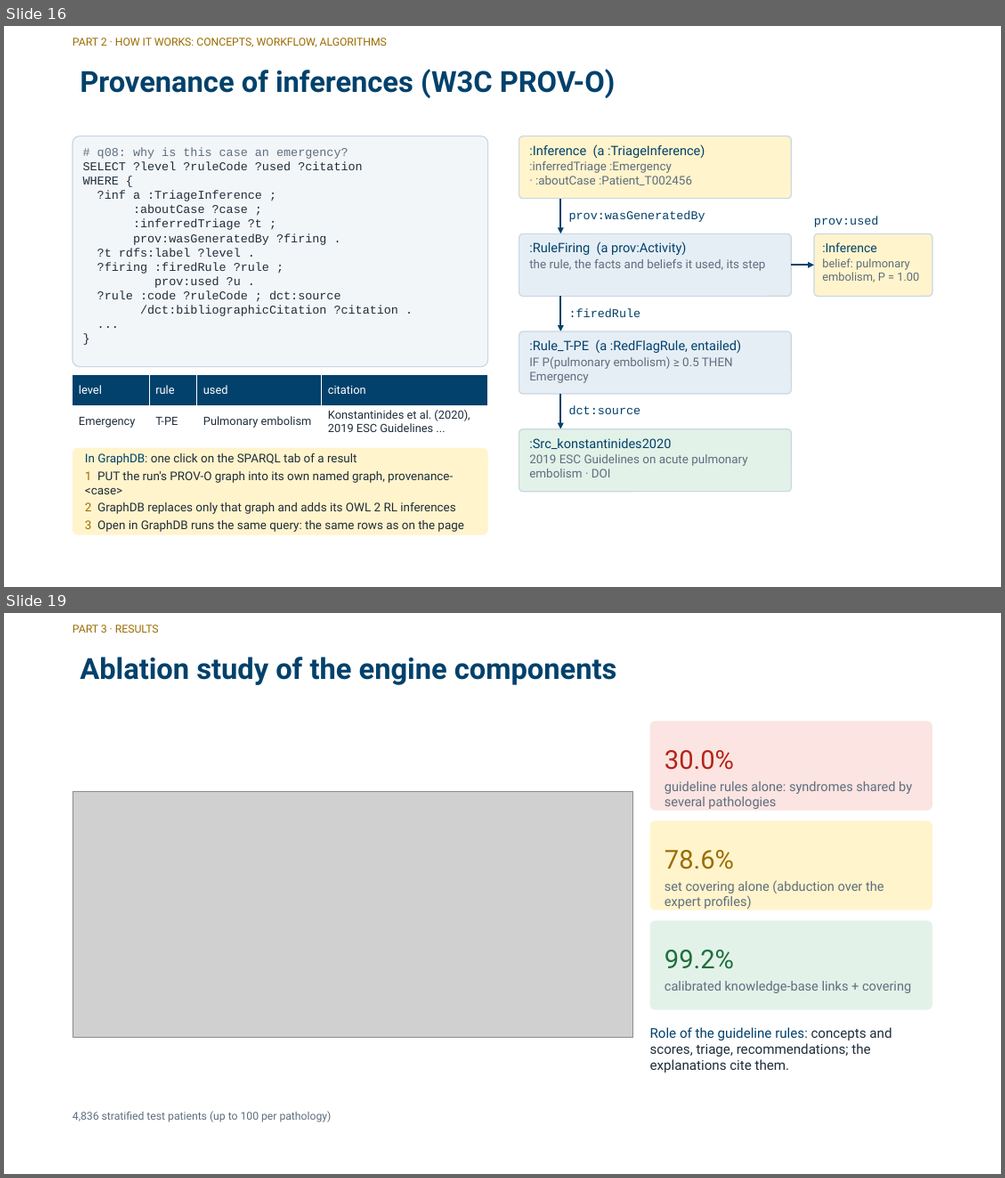
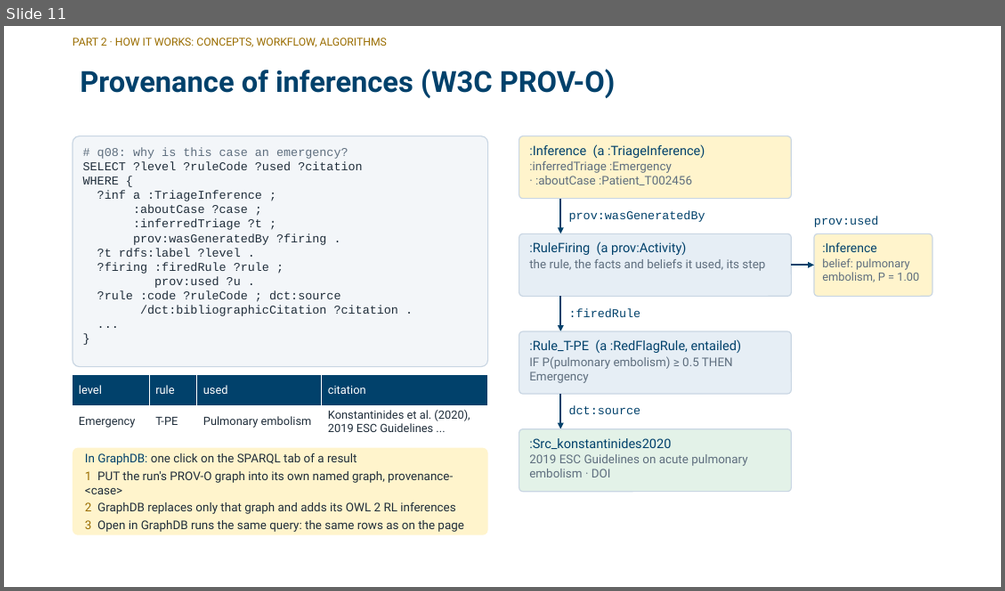
Before and after one commit to zidanarsyad/ddx-expert-system, a slide deck: docs/slides.pptx. Shown one above the other, each under a label of ours: slides 16 and 19 before the commit, slide 11 after it; the slides between them are not shown. The pictures are 1005x1178 and 1005x591 pixels, drawn with LibreOffice and Linux fonts; fonts in the diff are those of the drawing; grey boxes stand for pictures; background and template pictures are left out. Boxes give left, top, right and bottom in pixels: in the first picture for what was removed or moved away, otherwise in the second. Text is boxed around its words. In the diff, an @@ line names an element or a change of style, - is before the commit and + after.

```diff
--- a/docs/slides.pptx
+++ b/docs/slides.pptx
@@ slide 19 removed at box(4, 613, 1001, 1174), background picture (left out) @@
@@ text removed at box(73, 625, 159, 633) @@
-PART 3 · RESULTS
@@ title removed at box(80, 657, 617, 685) @@
-Ablation study of the engine components
@@ rounded rectangle removed at box(650, 721, 933, 810) @@
@@ text removed at box(664, 750, 734, 770) @@
-30.0%
@@ picture removed at box(73, 792, 633, 1037) @@
@@ text removed at box(664, 781, 912, 809) @@
-guideline rules alone: syndromes shared by several pathologies
@@ rounded rectangle removed at box(650, 821, 933, 910) @@
@@ text removed at box(664, 850, 734, 869) @@
-78.6%
@@ text removed at box(664, 880, 884, 908) @@
-set covering alone (abduction over the expert profiles)
@@ rounded rectangle removed at box(650, 920, 933, 1009) @@
@@ text removed at box(664, 949, 734, 969) @@
-99.2%
@@ text removed at box(664, 981, 911, 993) @@
-calibrated knowledge-base links + covering
@@ text removed at box(650, 1027, 891, 1072) @@
-Role of the guideline rules: concepts and scores, triage, recommendations; the explanations cite them.
@@ text removed at box(73, 1111, 332, 1122) @@
-4,836 stratified test patients (up to 100 per pathology)
@@ what was slide 16 is now slide 11 @@
```
Also in this commit, not shown: 10 slides changed, 8 other slides removed, 12 other files.
